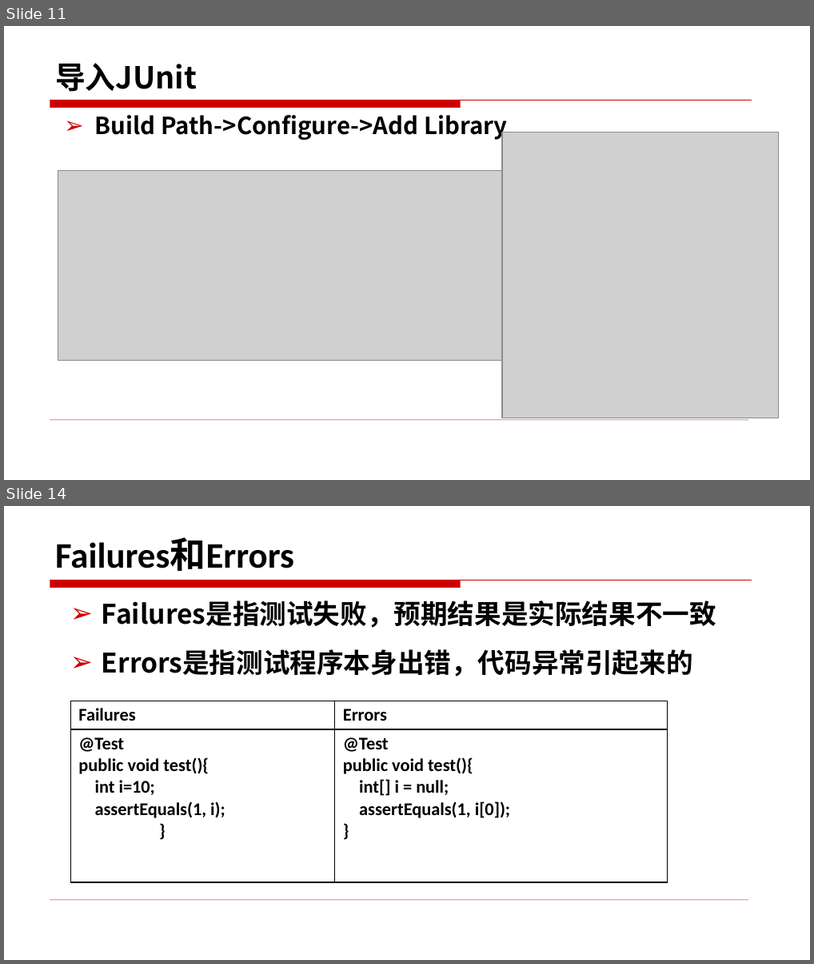
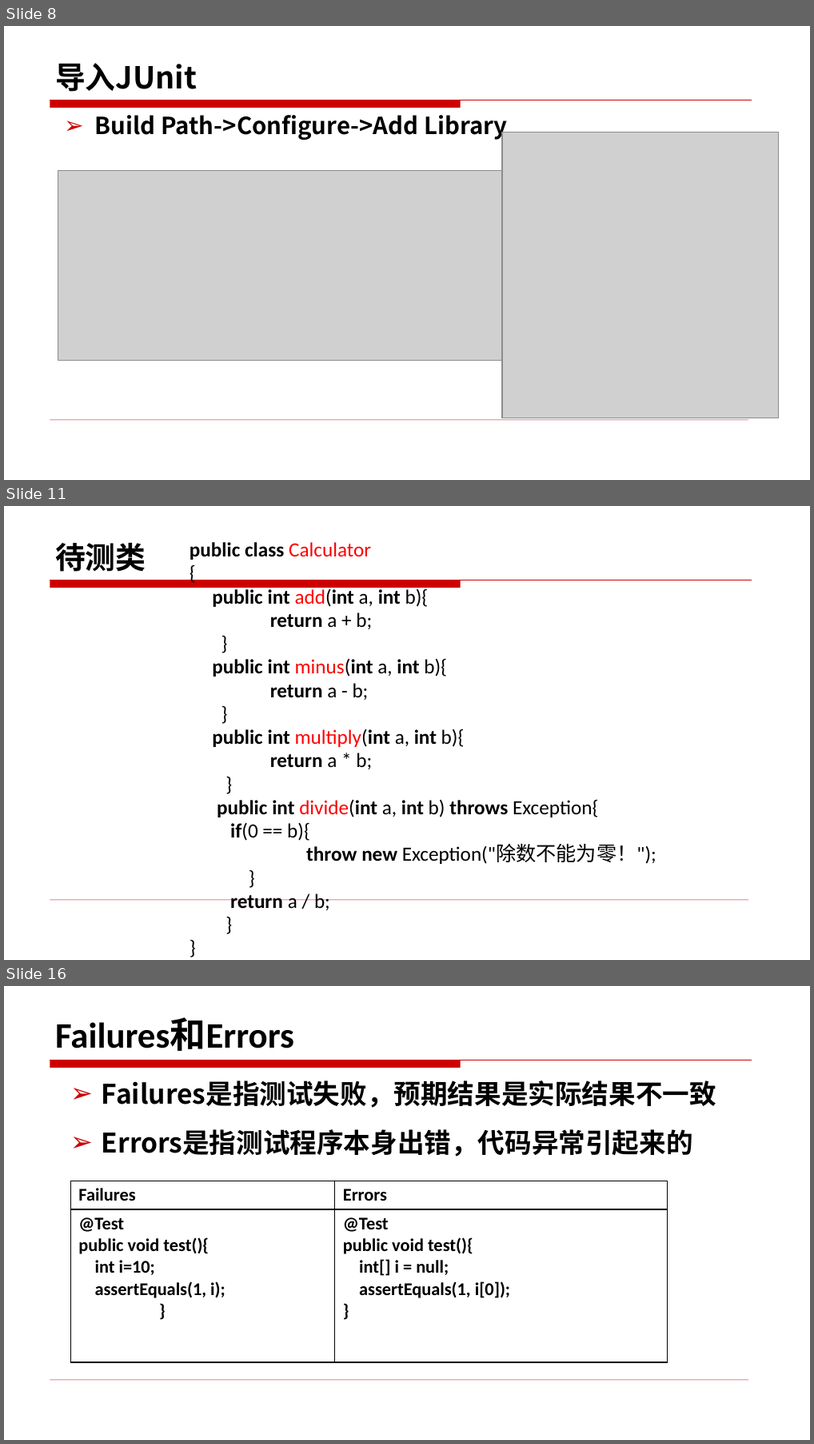
Before and after one commit to edu2act/course-foundation-software-tesing, a slide deck: materials/slides/7.2.pptx. Shown one above the other, each under a label of ours: slides 11 and 14 before the commit, slides 8, 11 and 16 after it; the slides between them are not shown. The pictures are 814x964 and 814x1444 pixels, drawn with LibreOffice and Linux fonts; fonts in the diff are those of the drawing; grey boxes stand for pictures. Boxes give left, top, right and bottom in pixels: in the first picture for what was removed or moved away, otherwise in the second. Text is boxed around its words. In the diff, an @@ line names an element or a change of style, - is before the commit and + after.

```diff
--- a/materials/slides/7.2.pptx
+++ b/materials/slides/7.2.pptx
@@ slide 11 added at (4, 506, 810, 960), background #FFFFFF; not listed: 2 template elements that a slide beside it also shows @@
@@ title added at (55, 543, 146, 572), 27 pt, text #000000, bold @@
+待测类
@@ text added at (190, 542, 657, 910), 18 pt, text #000000 @@
+public class Calculator
+{
+public int add(int a, int b){
+return a + b;
+}
+public int minus(int a, int b){
+return a - b;
+}
+public int multiply(int a, int b){
+return a * b;
+}
+public int divide(int a, int b) throws Exception{
+if(0 == b){
+throw new Exception("除数不能为零！");
+}
+return a / b;
+}
+}
@@ what was slide 11 is now slide 8 @@
@@ what was slide 14 is now slide 16 @@
```
Also in this commit, not shown: 5 slides changed, 11 other slides added, 5 slides removed.
